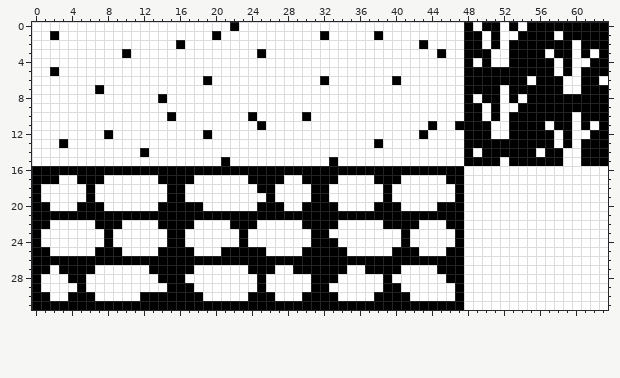
Edited in one commit: pixel-art file (map-tiles.aseprite). The picture above is the old version.
64x32 pixels, 1 frame.
Now the later version:
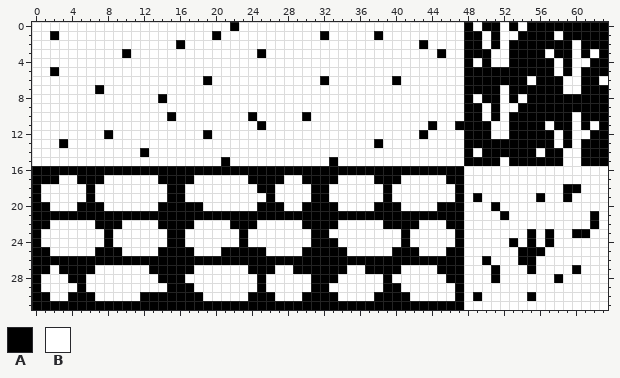
Palette (. is transparent): A #000000  B #ffffff
The exact change:
@@ x 47..63 @@
 17 ABBBBBBBBBBBBBBBB
-18 ABBBBBBBBBBBBBBBB
-19 ABBBBBBBBBBBBBBBB
-20 ABBBBBBBBBBBBBBBB
-21 ABBBBBBBBBBBBBBBB
-22 ABBBBBBBBBBBBBBBB
-23 ABBBBBBBBBBBBBBBB
-24 ABBBBBBBBBBBBBBBB
-25 ABBBBBBBBBBBBBBBB
-26 ABBBBBBBBBBBBBBBB
-27 ABBBBBBBBBBBBBBBB
-28 ABBBBBBBBBBBBBBBB
+18 ABBBBBBBBBBBAABBB
+19 ABABBBBBBABBABBBB
+20 ABBBABBBBBBBBBBBB
+21 ABBBBABBBBBBBBBAB
+22 ABBBBBBBBBBBBBBAB
+23 ABBBBBBBABABBAABB
+24 ABBBBBABABABBBBBB
+25 ABBBBBBAAABBBBBBB
+26 ABBABBBAABBBBBBBB
+27 ABBBABBBABBBBABBB
+28 ABBBABBBBBBABBBBB
 29 ABBBBBBBBBBBBBBBB
-30 ABBBBBBBBBBBBBBBB
+30 ABABBBBBABBBBBBBB
 31 ABBBBBBBBBBBBBBBB
Boxes around the changes in both pictures, in picture pixels (x1, y1, x2, y2):
changed: (473, 184, 599, 301)
